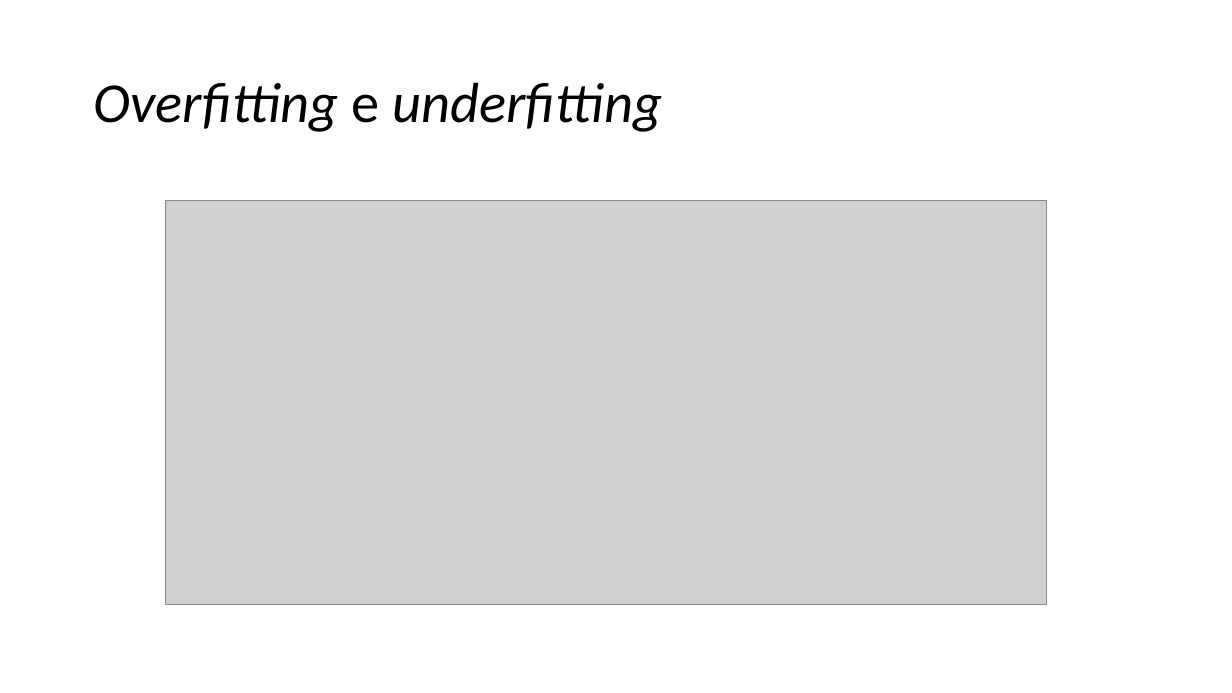
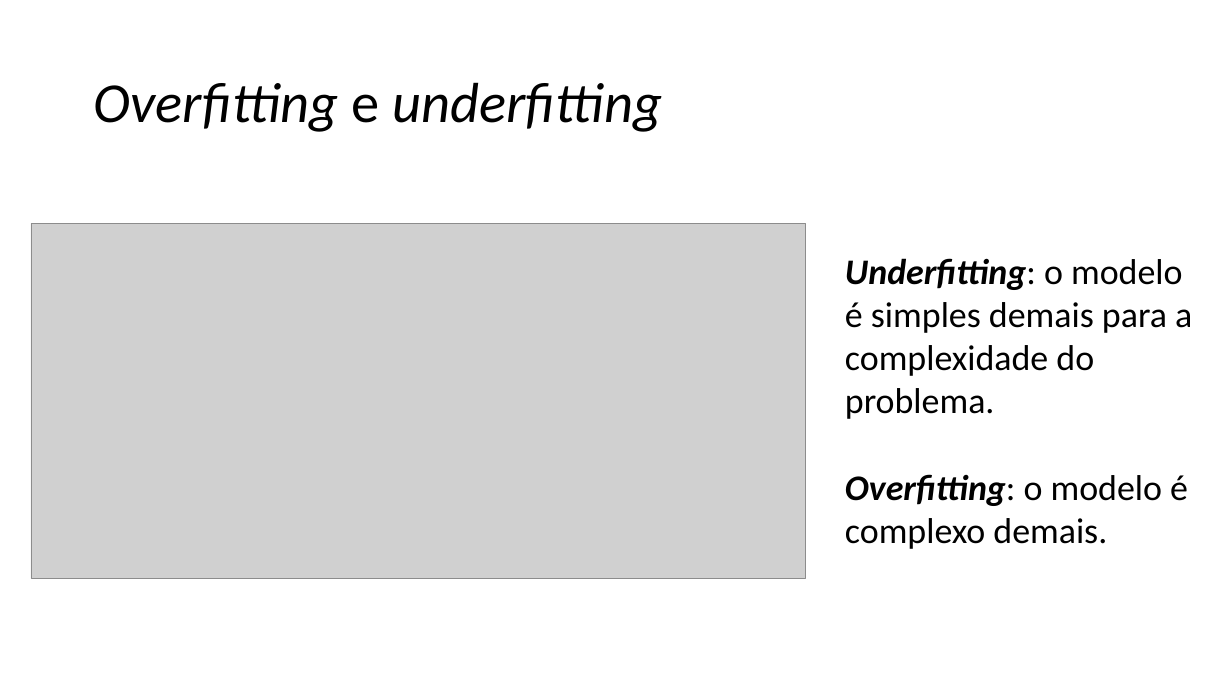
Before and after one commit to zz4fap/c24_inteligencia_artificial, a slide deck: slide 60 of slides/C24_Regressão.pptx. Drawn at 1232x693 pixels with LibreOffice and Linux fonts; fonts in the diff are those of the drawing; grey boxes stand for pictures. Boxes give left, top, right and bottom in pixels: in the first picture for what was removed or moved away, otherwise in the second. Text is boxed around its words. In the diff, an @@ line names an element or a change of style, - is before the commit and + after.

```diff
--- a/slides/C24_Regressão.pptx
+++ b/slides/C24_Regressão.pptx
@@ picture: place and size @@
-picture at (165, 201, 1047, 604)
+picture at (31, 224, 806, 579)
@@ text added at (845, 258, 1192, 549), 28 pt, text #000000 @@
+Underfitting: o modelo é simples demais para a complexidade do problema.
+Overfitting: o modelo é complexo demais.
```
Also in this commit, not shown: 4 other slides changed, 1 slide added, 1 other file.
